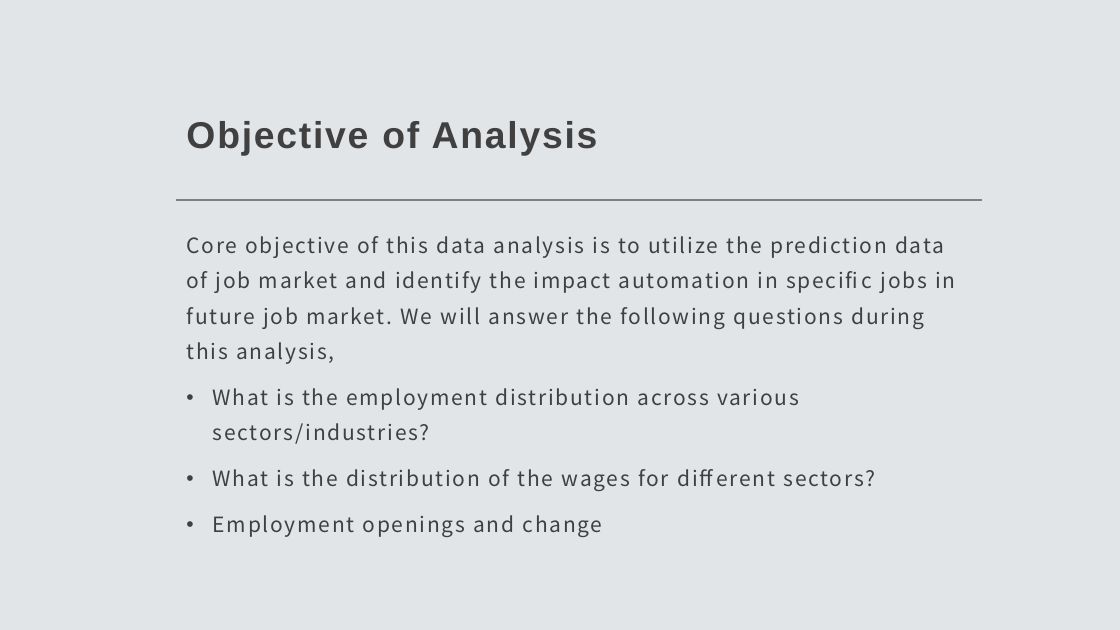
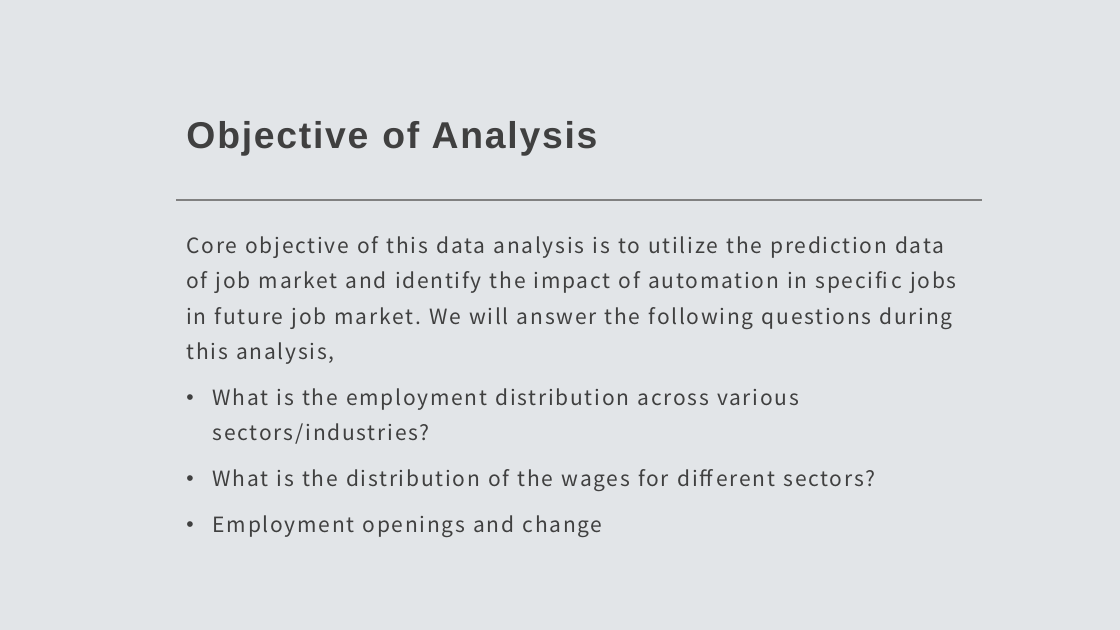
Before and after one commit to vinaya-kusuma/Project1, a slide deck: slide 2 of Project1.pptx. Drawn at 1120x630 pixels with LibreOffice and Linux fonts; fonts in the diff are those of the drawing. Boxes give left, top, right and bottom in pixels: in the first picture for what was removed or moved away, otherwise in the second. Text is boxed around its words. In the diff, an @@ line names an element or a change of style, - is before the commit and + after.

```diff
--- a/Project1.pptx
+++ b/Project1.pptx
@@ text at (186, 236, 956, 364): text changed @@
-Core objective of this data analysis is to utilize the prediction data of job market and identify the impact automation in specific jobs in future job market. We will answer the following questions during this analysis,
+Core objective of this data analysis is to utilize the prediction data of job market and identify the impact of automation in specific jobs in future job market. We will answer the following questions during this analysis,
```
Also in this commit, not shown: 1 other slide changed.
